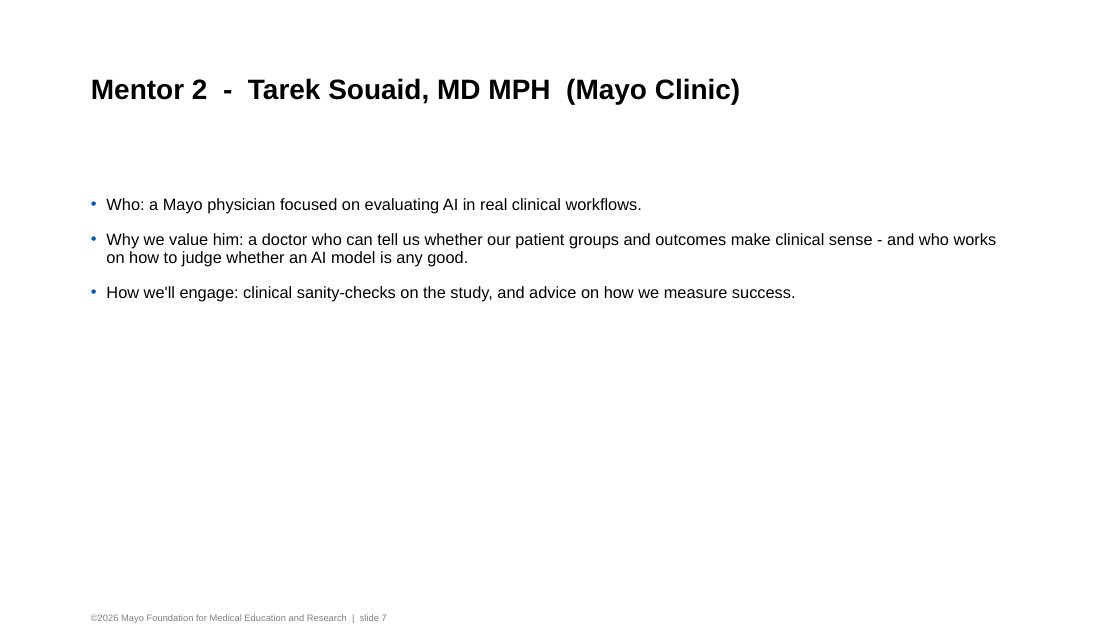
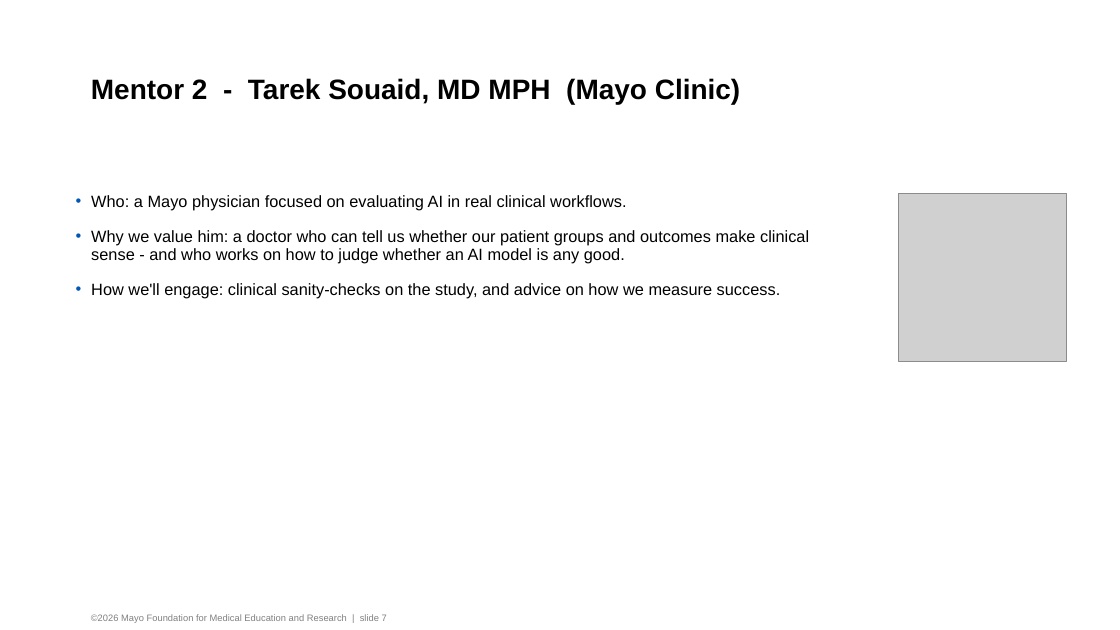
Before and after one commit to cal-healthier/mayonnaise, a slide deck: slide 7 of healthier_checkin_v2.pptx. Drawn at 1120x630 pixels with LibreOffice and Linux fonts; fonts in the diff are those of the drawing; grey boxes stand for pictures; background and template pictures are left out. Boxes give left, top, right and bottom in pixels: in the first picture for what was removed or moved away, otherwise in the second. Text is boxed around its words. In the diff, an @@ line names an element or a change of style, - is before the commit and + after.

Commit message:
Add mentor photos to slides 6-8; charts 1 and 5 now query-driven

```diff
--- a/healthier_checkin_v2.pptx
+++ b/healthier_checkin_v2.pptx
@@ text "Who: a Mayo physician focused ..." rewrapped from (x1=106, y1=198, x2=997, y2=302) to (x1=91, y1=195, x2=809, y2=299) @@
@@ picture added at (x1=899, y1=193, x2=1067, y2=361) @@
```
Also in this commit, not shown: 2 other slides changed, 1 other file.
